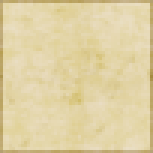
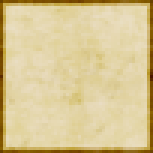
Layers edited between the first and the second 153 × 153 image:
added layer "Layer 3" (overlay) above "Layer 2" over bbox(0, 0, 153, 153)
